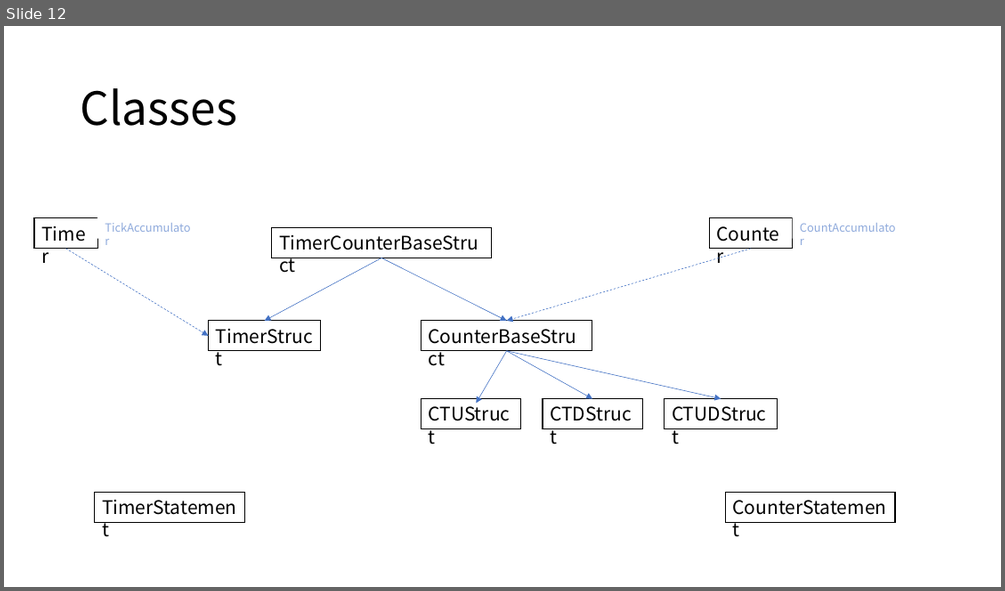
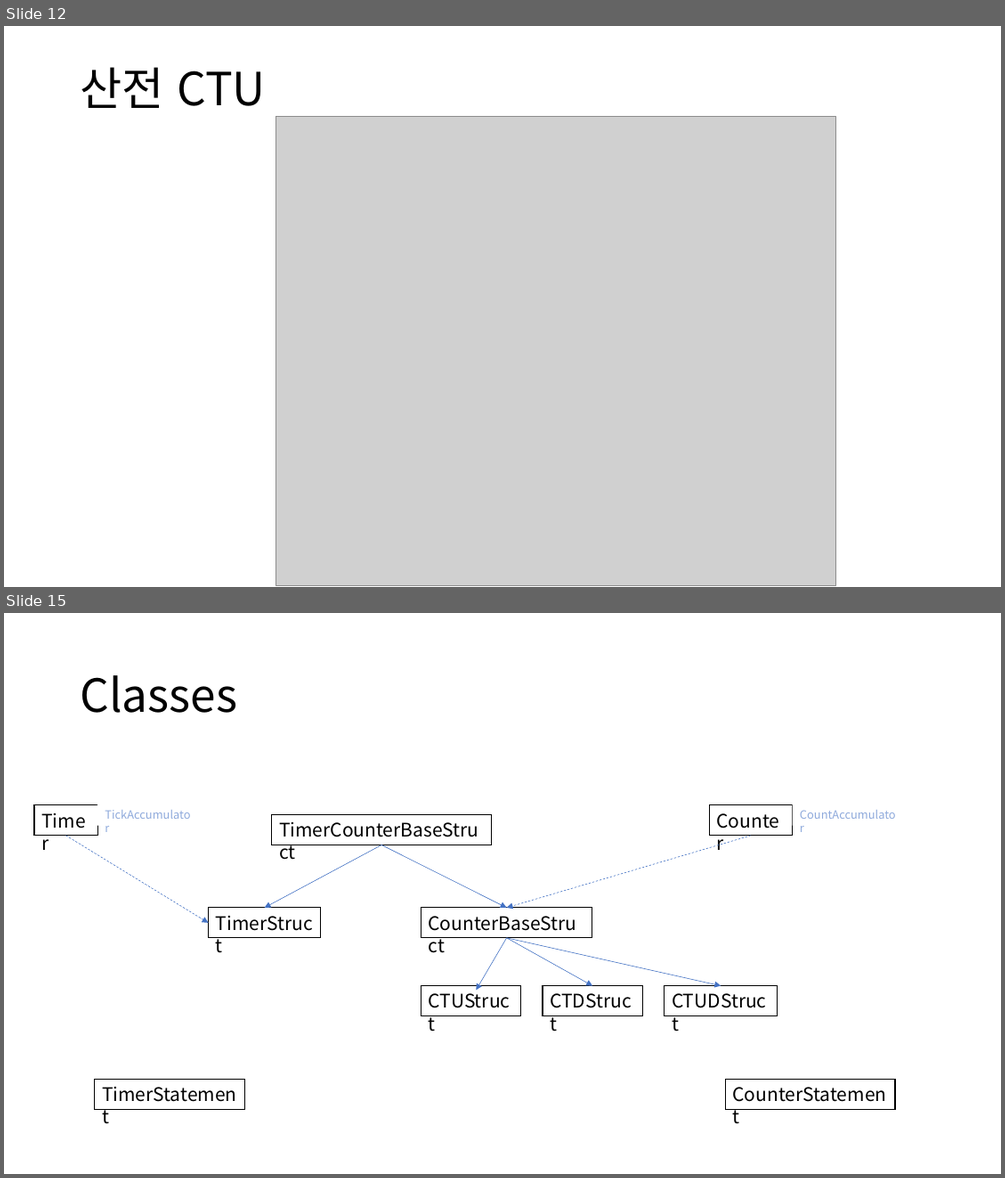
Before and after one commit to DualsoftDev/ds, a slide deck: DsDotNet/src/Engine/Engine.Core/Timer.pptx. Shown one above the other, each under a label of ours: slide 12 before the commit, slides 12 and 15 after it; the slides between them are not shown. The pictures are 1005x591 and 1005x1178 pixels, drawn with LibreOffice and Linux fonts; fonts in the diff are those of the drawing; grey boxes stand for pictures. Boxes give left, top, right and bottom in pixels: in the first picture for what was removed or moved away, otherwise in the second. Text is boxed around its words. In the diff, an @@ line names an element or a change of style, - is before the commit and + after.

```diff
--- a/DsDotNet/src/Engine/Engine.Core/Timer.pptx
+++ b/DsDotNet/src/Engine/Engine.Core/Timer.pptx
@@ slide 12 added at [4,26,1001,587], background #FFFFFF @@
@@ title added at [80,67,265,108], 44 pt, text #000000 @@
+산전 CTU
@@ picture added at [275,117,835,585] @@
@@ what was slide 12 is now slide 15 @@
```
Also in this commit, not shown: 1 slide changed, 4 other slides added, 7 other files.
